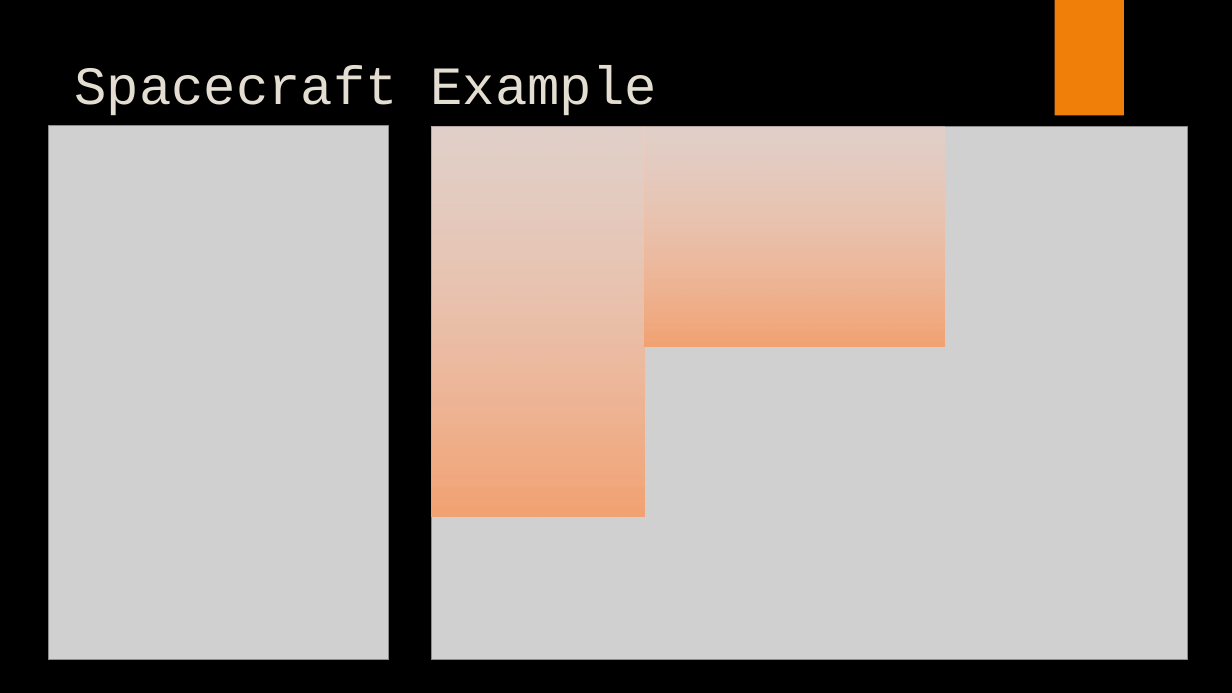
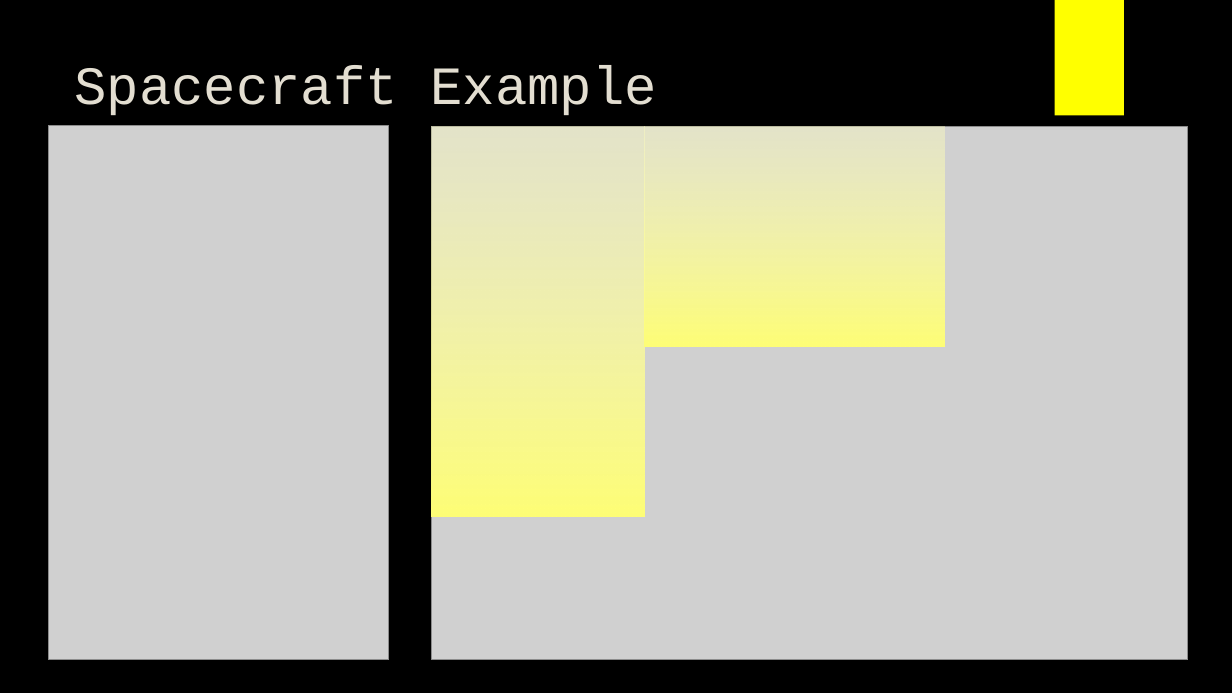
Before and after one commit to Open-MBEE/klang, a slide deck: slide 17 of presentations/K.pptx. Drawn at 1232x693 pixels with LibreOffice and Linux fonts; fonts in the diff are those of the drawing; grey boxes stand for pictures; background and template pictures are left out. Boxes give left, top, right and bottom in pixels: in the first picture for what was removed or moved away, otherwise in the second. Text is boxed around its words. In the diff, an @@ line names an element or a change of style, - is before the commit and + after.

```diff
--- a/presentations/K.pptx
+++ b/presentations/K.pptx
@@ rectangle at [1055,0,1124,116]: fill #F07F09 to #FFFF00 @@
@@ rectangle at [432,127,645,518]: fill gradient #F8CFBF to #F4A373 to gradient #FFFFBF to #FFFF77 @@
@@ rectangle at [645,127,945,347]: fill gradient #F8CFBF to #F4A373 to gradient #FFFFBF to #FFFF77 @@
```
Also in this commit, not shown: 24 other slides changed, 51 other files.
